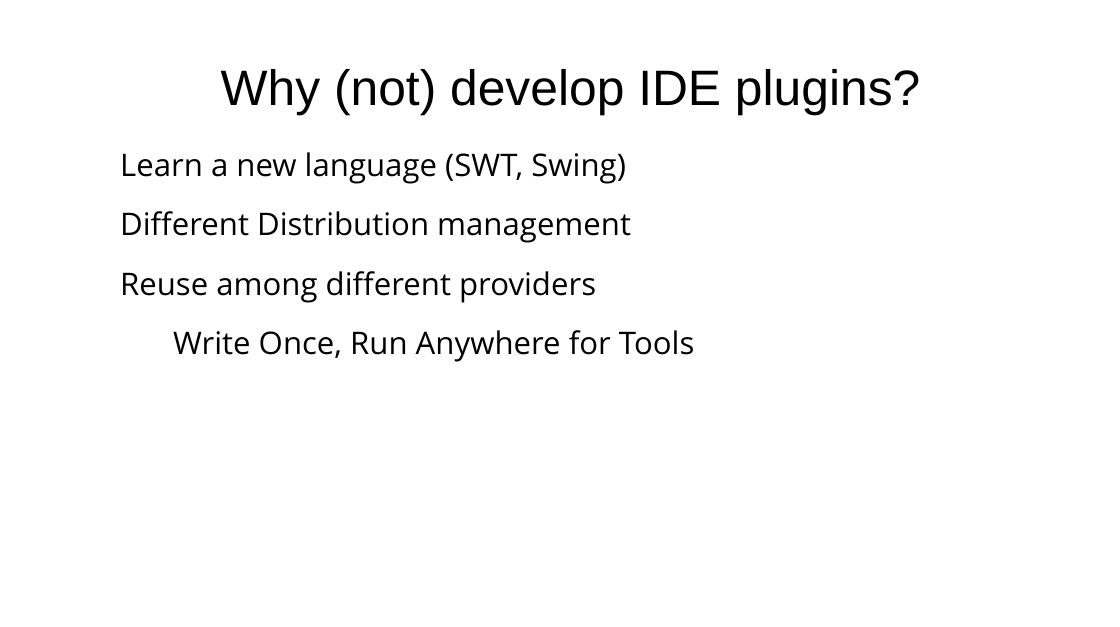
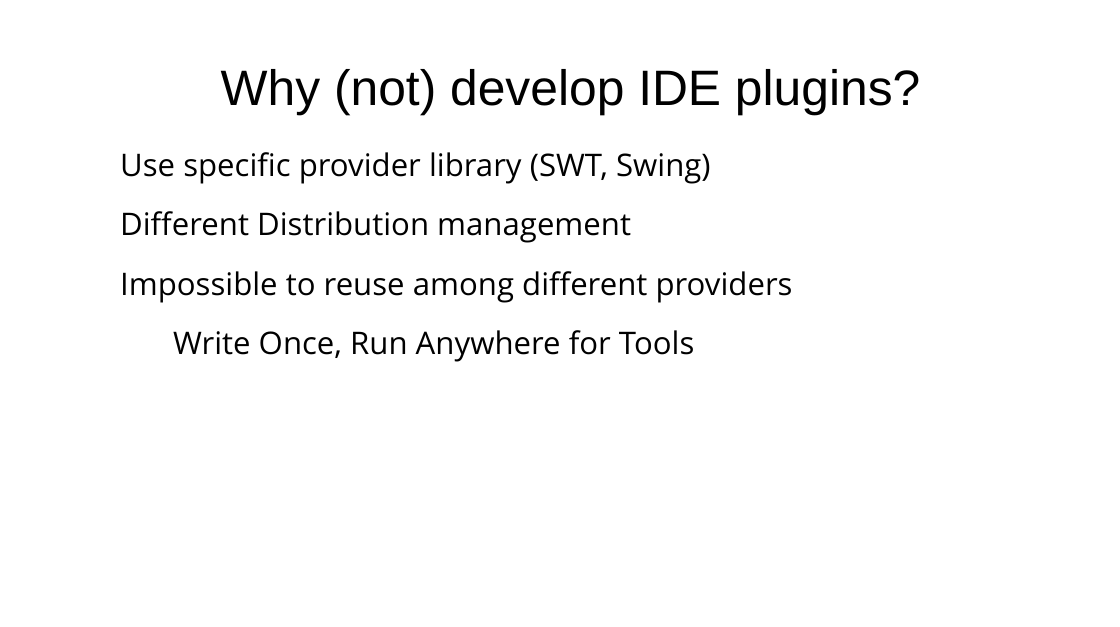
Before and after one commit to gastaldi/talks, a slide deck: slide 8 of Forge/DevNation2015/Forge_DevNation2015.odp (slide 4 before the commit). Drawn at 1120x627 pixels with LibreOffice and Linux fonts; fonts in the diff are those of the drawing; background and template pictures are left out. Boxes give left, top, right and bottom in pixels: in the first picture for what was removed or moved away, otherwise in the second. Text is boxed around its words. In the diff, an @@ line names an element or a change of style, - is before the commit and + after.

```diff
--- a/Forge/DevNation2015/Forge_DevNation2015.odp
+++ b/Forge/DevNation2015/Forge_DevNation2015.odp
@@ text at box(120, 152, 711, 184): text changed @@
-● Learn a new language (SWT, Swing)
+● Use specific provider library (SWT, Swing)
@@ text at box(120, 271, 793, 303): text changed @@
-● Reuse among different providers
+● Impossible to reuse among different providers
```
Also in this commit, not shown: 3 slides added, 1 slide removed.
